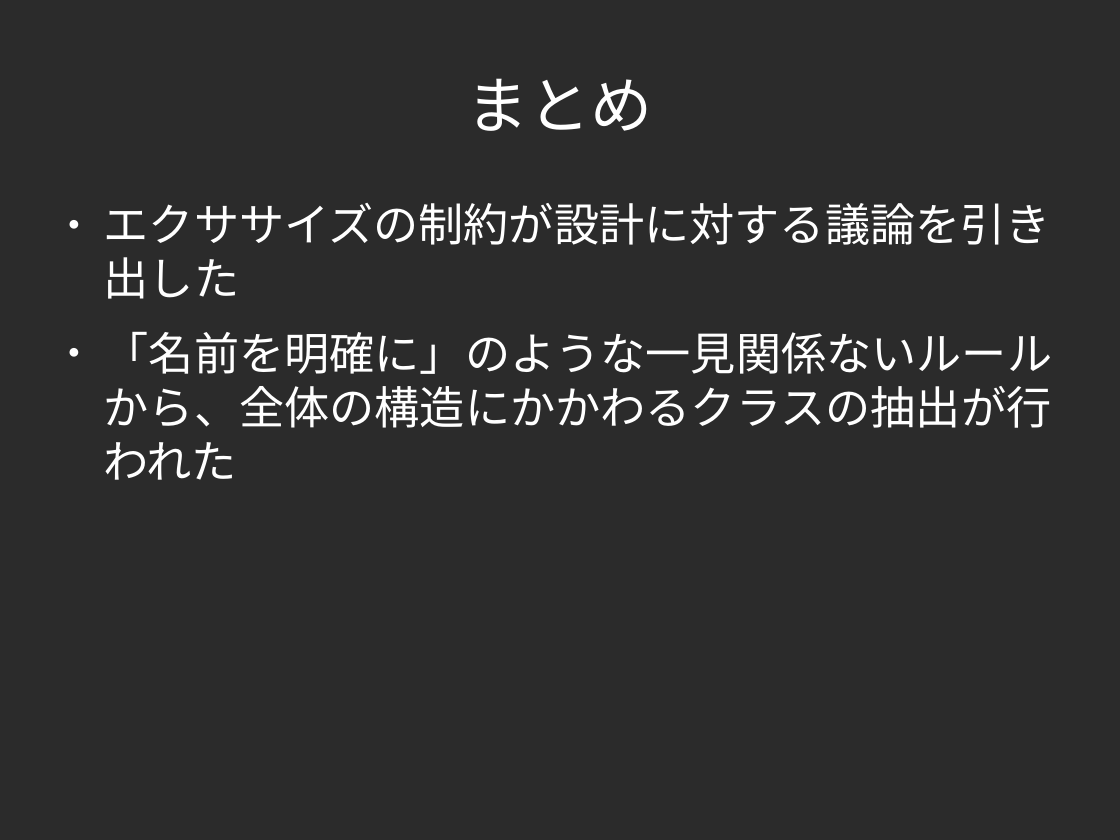
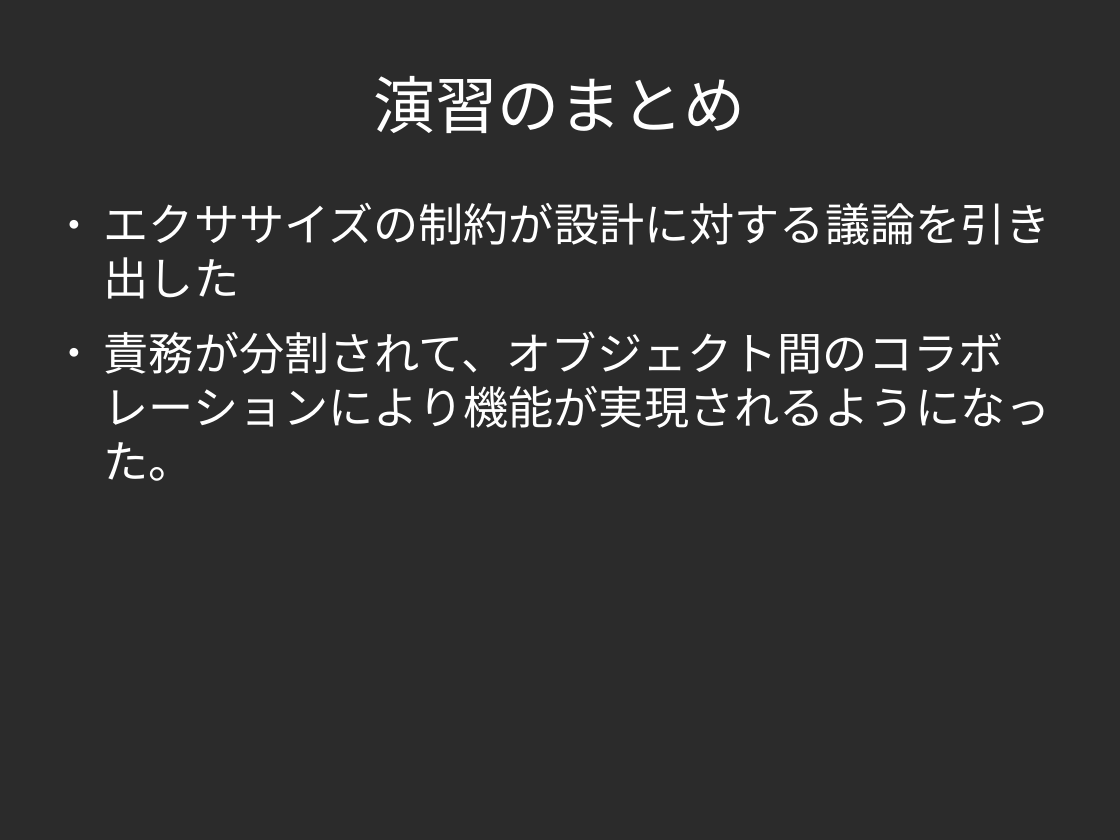
Before and after one commit to yojik/yojik-lib, a slide deck: slide 48 of 2009devsumi/oo_exercise/doc/devsum.odp (slide 42 before the commit). Drawn at 1120x840 pixels with LibreOffice and Linux fonts; fonts in the diff are those of the drawing; background and template pictures are left out; a plain dark background stands for a picture behind light text. Boxes give left, top, right and bottom in pixels: in the first picture for what was removed or moved away, otherwise in the second. Text is boxed around its words. In the diff, an @@ line names an element or a change of style, - is before the commit and + after.

Commit message:
指摘反映版
残りはクラス図など

```diff
--- a/2009devsumi/oo_exercise/doc/devsum.odp
+++ b/2009devsumi/oo_exercise/doc/devsum.odp
@@ title at box(373, 76, 745, 133): text changed @@
-まとめ
+演習のまとめ
@@ text at box(104, 331, 1051, 481): text changed @@
-● 「名前を明確に」のような一見関係ないルールから、全体の構造にかかわるクラスの抽出が行われた
+● 責務が分割されて、オブジェクト間のコラボレーションにより機能が実現されるようになった。
```
Also in this commit, not shown: 13 other slides changed, 10 slides added, 7 slides removed.
